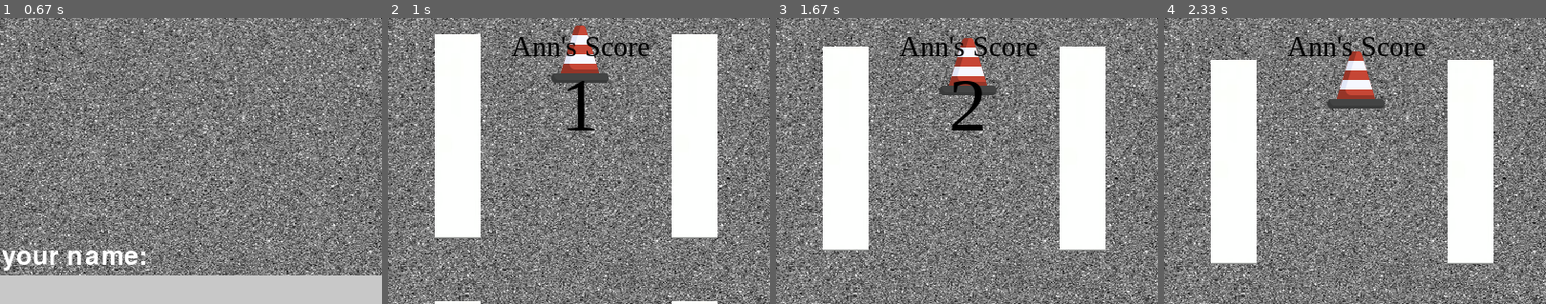
Above: before the commit, frames 1-4 (left to right).
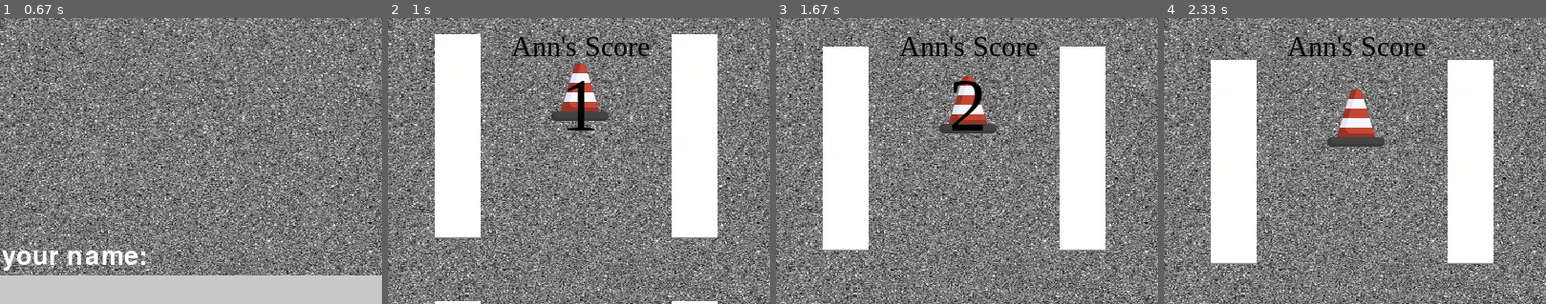
Above: after the commit, the same moments.

Repository: makuchaku/formula-one-racing-pygame
Game: pygame game, started from code/main.py
Two runs of this game, one before a commit and one after it. Both use one fixed random seed, a clock stepped at 60 frames per second and the inputs below.
Inputs:
- Up to frame 1 (0.67 s): type "ann" at 0.33 s
- Up to frame 2 (1 s): tap Enter at 0.67 s; hold Right from 0.88 s (still down)
- Up to frame 3 (1.67 s): release Right at 1.35 s; hold Right from 1.43 s (still down)
- Up to frame 4 (2.33 s): release Right at 1.9 s; hold Left from 1.93 s (still down)
The pictures show only the part of the screen within x 25-75%, y 2-52%; the shares and areas given below are measured in that part.

Frame 1 is identical in both runs. In frame 2, 2.4% of the frame differs, in the area x 42-58%, y 2-36%; in frame 3, 2.3%; in frame 4, 2.7%, in the area x 42-58%, y 11-45%.

Commit message:
made game faster

Diff:
--- a/code/game.py
+++ b/code/game.py
@@ -20,7 +20,7 @@
 rockets = []
 dividers = []
 lives = []
-obstacle_start_y = 10
+obstacle_start_y = 50
 
 class Game:
 
--- a/code/leaderscores.txt
+++ b/code/leaderscores.txt
@@ -1 +1 @@
-{"Reyansh": 2077.56, "Mmmj": 677.43, "Maku": 547.47, "Nanu": 446.67, "Mickey": 227.36, "Dsdasd": 92.34}
+{"Reyansh": 2077.56, "Mmmj": 677.43, "Maku": 547.47, "Nanu": 446.67, "Mickey": 227.36, "Jjlkj": 143.1, "Dsdasd": 92.34}
